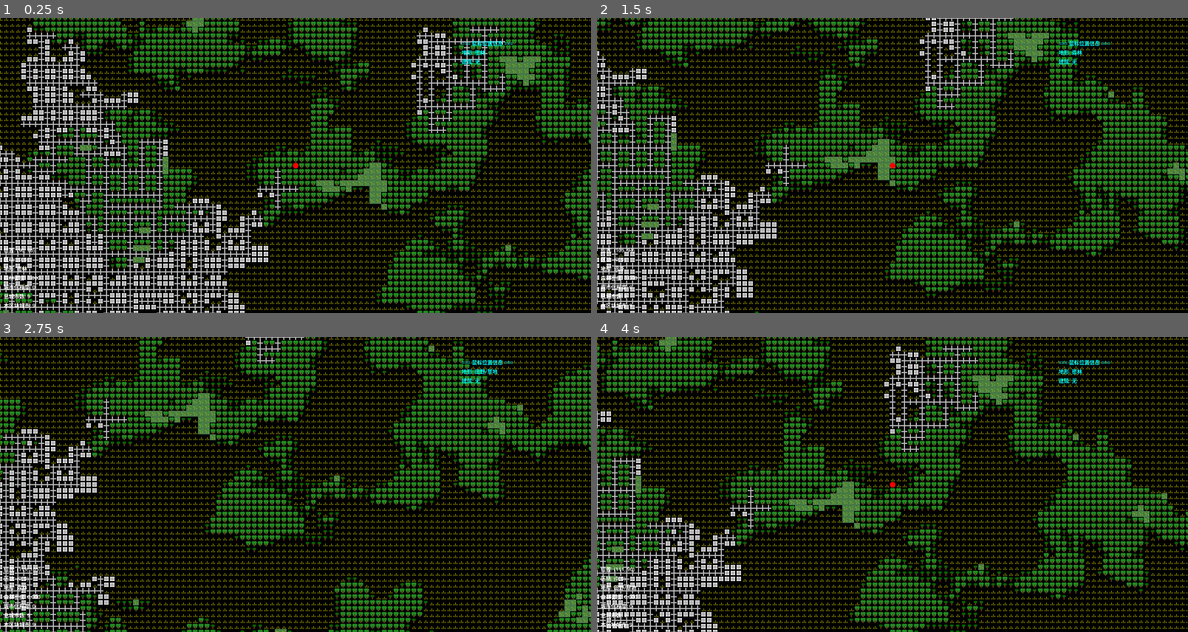
Above: before the commit, frames 1-4 (two rows, left to right).
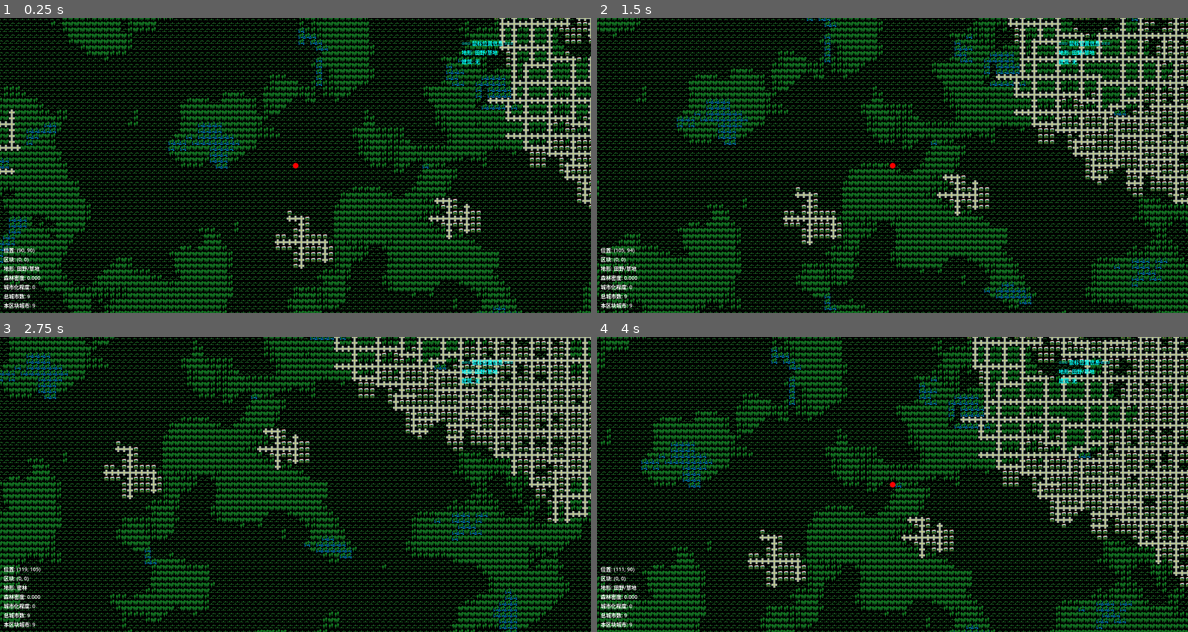
Above: after the commit, the same moments.

Repository: AliveGh0st/overmapchunkdemo
Game: Godot game, scene res://overmap_system.tscn
Two runs of this game, one before a commit and one after it. Both use one fixed random seed, a clock stepped at 60 frames per second and the inputs below.
Inputs (mouse positions are in pixels of both pictures, inside the frame that each line leads up to):
- Up to frame 1 (0.25 s): no input
- Up to frame 2 (1.5 s): tap Enter at 0.5 s; move the mouse to (1022, 150) at 0.52 s; hold Right (ui_right) 0.53-1.28 s; tap Tab at 0.6 s; click (1022, 150) at 0.67 s; move the mouse to (774, 180) at 1.27 s; hold Down (ui_down) from 1.28 s (still down); tap I at 1.35 s
- Up to frame 3 (2.75 s): move the mouse to (354, 419) at 2.02 s; release Down (ui_down) at 2.03 s; hold Right (ui_right) from 2.03 s (still down); tap Tab at 2.1 s
- Up to frame 4 (4 s): move the mouse to (862, 543) at 2.77 s; release Right (ui_right) at 2.78 s; hold Up (ui_up) 2.78-3.53 s; tap I at 2.85 s; click (862, 543) at 2.92 s; move the mouse to (1069, 528) at 3.52 s; hold Left (ui_left) from 3.53 s (still down); tap Tab at 3.6 s

The runs differ from the first frame. In frame 1, 55% of the frame differs, in the area x 0-100%, y 0-100%; in frame 2, 55%; in frame 3, 53%; in frame 4, 56%.

Commit message:
更新瓦片，更新使用外部tileset逻辑

Diff:
--- /dev/null
+++ b/assets/tilesets/overmap.tres
@@ -0,0 +1,18 @@
+[gd_resource type="TileSet" load_steps=3 format=3 uid="uid://blaai2kici4in"]
+
+[ext_resource type="Texture2D" uid="uid://ccta2i6pq6lvc" path="res://assets/overmap.png" id="1_vg6ni"]
+
+[sub_resource type="TileSetAtlasSource" id="TileSetAtlasSource_vg6ni"]
+texture = ExtResource("1_vg6ni")
+0:0/0 = 0
+1:0/0 = 0
+2:0/0 = 0
+0:1/0 = 0
+1:1/0 = 0
+2:1/0 = 0
+0:2/0 = 0
+1:2/0 = 0
+2:2/0 = 0
+
+[resource]
+sources/0 = SubResource("TileSetAtlasSource_vg6ni")
--- a/config_manager.gd
+++ b/config_manager.gd
@@ -14,8 +14,8 @@
 	const BORDER_THRESHOLD: int = 11  ## 触发新区块生成的边界阈值
 
 	## TileSet 资源配置
-	const USE_EXTERNAL_TILESET: bool = false  ## 是否使用外部 TileSet 资源
-	const TERRAIN_TILESET_PATH: String = "res://assets/tilesets/terrain_tileset.tres"  ## 地形 TileSet 路径
+	const USE_EXTERNAL_TILESET: bool = true  ## 推荐使用外部 TileSet 资源
+	const TERRAIN_TILESET_PATH: String = "res://assets/tilesets/overmap.tres"  ## 地形 TileSet 路径
 	const PLAYER_TILESET_PATH: String = "res://assets/tilesets/player_tileset.tres"  ## 玩家标记 TileSet 路径
 
 # ============================================================================
@@ -34,18 +34,19 @@
 	const TYPE_ROAD: int = 8           ## 道路地形
 	const TYPE_CITY_TILE: int = 9      ## 城市瓦片地形
 
-	## 地形类型到TileSet瓦片ID的映射
-	const TERRAIN_TO_TILE_ID: Dictionary = {
-		TYPE_EMPTY: -1,
-		TYPE_LAND: 0,
-		TYPE_RIVER: 1,
-		TYPE_LAKE_SURFACE: 2,
-		TYPE_LAKE_SHORE: 3,
-		TYPE_FOREST: 4,
-		TYPE_FOREST_THICK: 5,
-		TYPE_SWAMP: 6,
-		TYPE_ROAD: 7,
-		TYPE_CITY_TILE: 8
+	## 地形类型到TileSet瓦片坐标的映射
+	## 每个地形类型对应一个Vector2i坐标，表示在TileSet中的位置
+	const TERRAIN_TO_ATLAS_COORDS: Dictionary = {
+		TYPE_EMPTY: Vector2i(-1, -1),    # 空地形，不渲染
+		TYPE_LAND: Vector2i(0, 0),       # 田野瓦片坐标
+		TYPE_RIVER: Vector2i(1, 0),      # 河流瓦片坐标
+		TYPE_LAKE_SURFACE: Vector2i(2, 0), # 湖泊表面瓦片坐标
+		TYPE_LAKE_SHORE: Vector2i(0, 1), # 湖岸瓦片坐标
+		TYPE_FOREST: Vector2i(1, 1),     # 森林瓦片坐标
+		TYPE_FOREST_THICK: Vector2i(2, 1), # 密林瓦片坐标
+		TYPE_SWAMP: Vector2i(0, 2),      # 沼泽瓦片坐标
+		TYPE_ROAD: Vector2i(1, 2),       # 道路瓦片坐标
+		TYPE_CITY_TILE: Vector2i(2, 2)   # 城市瓦片坐标
 	}
 
 # ============================================================================
@@ -345,9 +346,9 @@
 		TerrainConfig.TYPE_CITY_TILE: return ColorConfig.CITY_COLOR
 		_: return Color.WHITE
 
-## 获取地形类型对应的瓦片ID
-func get_tile_id_for_terrain(terrain_type: int) -> int:
-	return TerrainConfig.TERRAIN_TO_TILE_ID.get(terrain_type, -1)
+## 获取地形类型对应的瓦片坐标
+func get_atlas_coords_for_terrain(terrain_type: int) -> Vector2i:
+	return TerrainConfig.TERRAIN_TO_ATLAS_COORDS.get(terrain_type, Vector2i(-1, -1))
 
 # ============================================================================
 # 调试和诊断
--- a/noise_manager.gd
+++ b/noise_manager.gd
@@ -73,7 +73,7 @@
 		Config.ForestConfig.NOISE_1_OCTAVES,
 		Config.ForestConfig.NOISE_1_PERSISTENCE,
 		FastNoiseLite.TYPE_SIMPLEX,
-		1000  # 使用不同的种子偏移
+		0  # 使用不同的种子偏移
 	)
 	_create_noise_instance(NoiseType.FOREST_BASE, forest_base_config)
 
@@ -83,7 +83,7 @@
 		Config.ForestConfig.NOISE_2_OCTAVES,
 		Config.ForestConfig.NOISE_2_PERSISTENCE,
 		FastNoiseLite.TYPE_SIMPLEX,
-		2000  # 使用不同的种子偏移
+		0  # 使用不同的种子偏移
 	)
 	_create_noise_instance(NoiseType.FOREST_DENSITY, forest_density_config)
 
@@ -93,7 +93,7 @@
 		Config.SwampConfig.FLOODPLAIN_NOISE_OCTAVES,
 		Config.SwampConfig.FLOODPLAIN_NOISE_PERSISTENCE,
 		FastNoiseLite.TYPE_SIMPLEX,
-		3000  # 使用不同的种子偏移
+		0  # 使用不同的种子偏移
 	)
 	_create_noise_instance(NoiseType.FLOODPLAIN, floodplain_config)
 
--- a/overmap_renderer.gd
+++ b/overmap_renderer.gd
@@ -3,9 +3,6 @@
 
 ## 连续地图overmap渲染器
 ## 负责动态生成和渲染无限大地图，包括地形生成、TileMap渲染和玩家标记管理
-
-# 预加载噪声管理器类
-const NoiseManager = preload("res://noise_manager.gd")
 
 # ============================================================================
 # 核心地图设置
@@ -284,119 +281,63 @@
 
 func create_terrain_tileset() -> TileSet:
 	"""
-	创建地形TileSet资源
-	为每种地形类型生成对应的纹理瓦片，包括特殊的图形设计
-	"""
+	创建简单的地形TileSet资源（备用方案）
+	当外部TileSet不可用时，创建一个基本的单色瓦片集
+	推荐使用外部TileSet资源以获得更好的视觉效果
+	"""
+	print("警告: 正在使用简化的程序生成TileSet，建议使用外部TileSet资源")
+
 	var tileset = TileSet.new()
-	# 设置瓦片大小与游戏世界格子大小匹配
 	tileset.tile_size = Vector2i(Config.RenderConfig.TILE_SIZE, Config.RenderConfig.TILE_SIZE)
 
-	# 创建TileSetAtlasSource用于管理瓦片纹理
 	var atlas_source = TileSetAtlasSource.new()
 
-	# 定义各地形类型对应的颜色
-	var terrain_colors = [
-		Config.ColorConfig.TERRAIN_COLOR,          # Config.TerrainConfig.TYPE_LAND = 0 (田野)
-		Config.ColorConfig.RIVER_COLOR,            # Config.TerrainConfig.TYPE_RIVER = 1 (河流)
-		Config.ColorConfig.LAKE_SURFACE_COLOR,     # Config.TerrainConfig.TYPE_LAKE_SURFACE = 2 (湖泊表面)
-		Config.ColorConfig.LAKE_SHORE_COLOR,       # Config.TerrainConfig.TYPE_LAKE_SHORE = 3 (湖岸)
-		Config.ColorConfig.FOREST_COLOR,           # Config.TerrainConfig.TYPE_FOREST = 4 (森林)
-		Config.ColorConfig.FOREST_THICK_COLOR,     # Config.TerrainConfig.TYPE_FOREST_THICK = 5 (密林)
-		Config.ColorConfig.SWAMP_COLOR,            # Config.TerrainConfig.TYPE_SWAMP = 6 (沼泽)
-		Config.ColorConfig.ROAD_COLOR,             # Config.TerrainConfig.TYPE_ROAD = 7 (道路)
-		Config.ColorConfig.CITY_COLOR              # Config.TerrainConfig.TYPE_CITY_TILE = 8 (城市)
+	# 创建一个简单的4x3网格布局的图集
+	var tile_pixel_size = Config.RenderConfig.TILE_SIZE
+	var atlas_width = 4 * tile_pixel_size
+	var atlas_height = 3 * tile_pixel_size
+	var atlas_image = Image.create(atlas_width, atlas_height, false, Image.FORMAT_RGBA8)
+
+	# 填充透明背景
+	atlas_image.fill(Color(0, 0, 0, 0))
+
+	# 为每种地形类型在对应坐标位置绘制简单的颜色块
+	var terrain_mappings = [
+		[Config.TerrainConfig.TYPE_LAND, Vector2i(0, 0), Config.ColorConfig.TERRAIN_COLOR],
+		[Config.TerrainConfig.TYPE_RIVER, Vector2i(1, 0), Config.ColorConfig.RIVER_COLOR],
+		[Config.TerrainConfig.TYPE_LAKE_SURFACE, Vector2i(2, 0), Config.ColorConfig.LAKE_SURFACE_COLOR],
+		[Config.TerrainConfig.TYPE_LAKE_SHORE, Vector2i(3, 0), Config.ColorConfig.LAKE_SHORE_COLOR],
+		[Config.TerrainConfig.TYPE_FOREST, Vector2i(0, 1), Config.ColorConfig.FOREST_COLOR],
+		[Config.TerrainConfig.TYPE_FOREST_THICK, Vector2i(1, 1), Config.ColorConfig.FOREST_THICK_COLOR],
+		[Config.TerrainConfig.TYPE_SWAMP, Vector2i(2, 1), Config.ColorConfig.SWAMP_COLOR],
+		[Config.TerrainConfig.TYPE_ROAD, Vector2i(3, 1), Config.ColorConfig.ROAD_COLOR],
+		[Config.TerrainConfig.TYPE_CITY_TILE, Vector2i(0, 2), Config.ColorConfig.CITY_COLOR]
 	]
 
-	# 创建纹理图集，每个瓦片Config.RenderConfig.TILE_SIZE×Config.RenderConfig.TILE_SIZE像素
-	var tile_pixel_size = Config.RenderConfig.TILE_SIZE
-	var atlas_image = Image.create(tile_pixel_size, tile_pixel_size * terrain_colors.size(), false, Image.FORMAT_RGBA8)
-
-	# 为每种地形类型生成对应的纹理
-	for i in range(terrain_colors.size()):
-		var color = terrain_colors[i]
-		var start_y = i * tile_pixel_size
-
-		# 初始化为透明背景
+	# 绘制每个地形类型的简单颜色块
+	for mapping in terrain_mappings:
+		var terrain_type = mapping[0]
+		var grid_pos = mapping[1]
+		var color = mapping[2]
+
+		var start_x = grid_pos.x * tile_pixel_size
+		var start_y = grid_pos.y * tile_pixel_size
+
+		# 绘制简单的颜色块
 		for x in range(tile_pixel_size):
 			for y in range(tile_pixel_size):
-				atlas_image.set_pixel(x, start_y + y, Color(0, 0, 0, 0))
-
-		# 为田野地形绘制特殊的草地图案（三条竖线）
-		if i == Config.TerrainConfig.TERRAIN_TO_TILE_ID[Config.TerrainConfig.TYPE_LAND]:
-			var grass_color = Config.ColorConfig.TERRAIN_COLOR
-			var mid_x = int(float(tile_pixel_size) / 2.0)
-			var bottom_y = tile_pixel_size - 1
-
-			# 中间竖线（较长）
-			var top_y_middle = int(float(tile_pixel_size) * 2.0 / 4.0)
-			if mid_x >= 0 and mid_x < tile_pixel_size:
-				for y_grass in range(top_y_middle, bottom_y + 1):
-					if y_grass >=0 and y_grass < tile_pixel_size:
-						atlas_image.set_pixel(mid_x, start_y + y_grass, grass_color)
-
-			# 两侧竖线（较短）
-			var top_y_sides = int(float(tile_pixel_size) * 3.0 / 4.0)
-			var side_x_offset = int(float(tile_pixel_size) / 4.0)
-
-			var left_x = mid_x - side_x_offset
-			var right_x = mid_x + side_x_offset
-
-			# 左侧竖线
-			if left_x >= 0 and left_x < tile_pixel_size:
-				for y_grass in range(top_y_sides, bottom_y + 1):
-					if y_grass >=0 and y_grass < tile_pixel_size:
-						atlas_image.set_pixel(left_x, start_y + y_grass, grass_color)
-
-			# 右侧竖线
-			if right_x >= 0 and right_x < tile_pixel_size:
-				for y_grass in range(top_y_sides, bottom_y + 1):
-					if y_grass >=0 and y_grass < tile_pixel_size:
-						atlas_image.set_pixel(right_x, start_y + y_grass, grass_color)
-
-		# 为森林和密林绘制树形图案
-		elif i == Config.TerrainConfig.TERRAIN_TO_TILE_ID[Config.TerrainConfig.TYPE_FOREST] or i == Config.TerrainConfig.TERRAIN_TO_TILE_ID[Config.TerrainConfig.TYPE_FOREST_THICK]:
-			_draw_tree_shape(atlas_image, start_y, tile_pixel_size, color, i == Config.TerrainConfig.TERRAIN_TO_TILE_ID[Config.TerrainConfig.TYPE_FOREST_THICK])
-
-		# 为沼泽绘制特殊的水草混合图案
-		elif i == Config.TerrainConfig.TERRAIN_TO_TILE_ID[Config.TerrainConfig.TYPE_SWAMP]:
-			_draw_swamp_shape(atlas_image, start_y, tile_pixel_size, color)
-
-		# 为道路绘制特殊的十字路口图案
-		elif i == Config.TerrainConfig.TERRAIN_TO_TILE_ID[Config.TerrainConfig.TYPE_ROAD]:
-			_draw_road_shape(atlas_image, start_y, tile_pixel_size, color)
-
-		# 为城市绘制建筑图案
-		elif i == Config.TerrainConfig.TERRAIN_TO_TILE_ID[Config.TerrainConfig.TYPE_CITY_TILE]:
-			_draw_city_shape(atlas_image, start_y, tile_pixel_size, color)
-
-		else:
-			# 其他地形类型绘制圆形图案
-			var center_x = float(tile_pixel_size) / 2.0
-			var center_y = float(tile_pixel_size) / 2.0
-			var radius = float(tile_pixel_size) / 2.0 - 0.5  # 稍微小一点避免边缘问题
-
-			# 绘制填充圆形
-			for x_circle in range(tile_pixel_size):
-				for y_circle in range(tile_pixel_size):
-					var dx = float(x_circle) - center_x
-					var dy = float(y_circle) - center_y
-					var distance = sqrt(dx * dx + dy * dy)
-
-					if distance <= radius:
-						atlas_image.set_pixel(x_circle, start_y + y_circle, color)
-
-	# 创建纹理并设置到atlas_source
+				atlas_image.set_pixel(start_x + x, start_y + y, color)
+
+		# 在TileSetAtlasSource中创建对应的瓦片
+		var atlas_coords = Config.TerrainConfig.TERRAIN_TO_ATLAS_COORDS.get(terrain_type, Vector2i(-1, -1))
+		if atlas_coords.x >= 0 and atlas_coords.y >= 0:
+			atlas_source.create_tile(atlas_coords)
+
+	# 设置纹理到atlas_source
 	var atlas_texture = ImageTexture.new()
 	atlas_texture.set_image(atlas_image)
 	atlas_source.texture = atlas_texture
 	atlas_source.texture_region_size = Vector2i(tile_pixel_size, tile_pixel_size)
-
-	# 为每种地形添加瓦片到atlas_source
-	for i in range(terrain_colors.size()):
-		var atlas_coords = Vector2i(0, i)
-		atlas_source.create_tile(atlas_coords)
-		var _tile_data = atlas_source.get_tile_data(atlas_coords, 0)
-		# 可以在这里设置瓦片的额外属性（如碰撞、导航等）
 
 	tileset.add_source(atlas_source, 0)
 	return tileset
@@ -1390,10 +1331,10 @@
 	if terrain_type == Config.TerrainConfig.TYPE_EMPTY:
 		tile_map_layer.erase_cell(world_pos)
 	else:
-		var tile_id = Config.TerrainConfig.TERRAIN_TO_TILE_ID.get(terrain_type, 0)
-		# 确保tile_id在有效范围内
-		if tile_id >= 0:
-			tile_map_layer.set_cell(world_pos, 0, Vector2i(0, tile_id))
+		var atlas_coords = Config.TerrainConfig.TERRAIN_TO_ATLAS_COORDS.get(terrain_type, Vector2i(0, 0))
+		# 确保坐标有效（不是空地形的-1,-1坐标）
+		if atlas_coords.x >= 0 and atlas_coords.y >= 0:
+			tile_map_layer.set_cell(world_pos, 0, atlas_coords)
 
 func update_player_marker(world_x: int, world_y: int):
 	"""
@@ -1589,36 +1530,6 @@
 	if Config.SwampConfig.ENABLE_PERFORMANCE_LOGGING and (_river_count > 10 or swamp_generated > 5):  # 只在有意义的情况下输出
 		print("沼泽生成统计 - 区块 ", chunk_coord, ": 河流数=", _river_count,
 			  ", 森林检查=", forest_checked, ", 沼泽生成=", swamp_generated)
-
-func get_closest_points_first(center: Vector2i, radius: int) -> Array[Vector2i]:
-	"""
-	获取指定中心点周围指定半径内的所有点，按距离排序
-	完全匹配C++版本的closest_points_first函数逻辑
-
-	⚠️ 警告：这个函数性能很差，包含不必要的排序操作
-	已被 _add_flood_buffer_fast() 替代，仅保留用于兼容性
-	"""
-	var points: Array[Vector2i] = []
-
-	# 生成正方形区域内的所有点
-	for x in range(center.x - radius, center.x + radius + 1):
-		for y in range(center.y - radius, center.y + radius + 1):
-			var point = Vector2i(x, y)
-			var distance_sq = (point.x - center.x) * (point.x - center.x) + (point.y - center.y) * (point.y - center.y)
-
-			# 只包含圆形范围内的点
-			if distance_sq <= radius * radius:
-				points.append(point)
-
-	# 按距离排序（虽然在这个应用中顺序可能不重要，但保持与C++版本一致）
-	# ⚠️ 性能瓶颈：对于半径15的圆形区域，需要排序~700个点，复杂度O(n log n)
-	points.sort_custom(func(a, b):
-		var dist_a = (a.x - center.x) * (a.x - center.x) + (a.y - center.y) * (a.y - center.y)
-		var dist_b = (b.x - center.x) * (b.x - center.x) + (b.y - center.y) * (b.y - center.y)
-		return dist_a < dist_b
-	)
-
-	return points
 
 func _draw_tree_shape(atlas_image: Image, start_y: int, tile_pixel_size: int, color: Color, is_thick: bool):
 	"""
Binary file added: assets/overmap.png
Not shown, added: assets/overmap.png.import
Not shown, added: noise_manager.gd.uid
